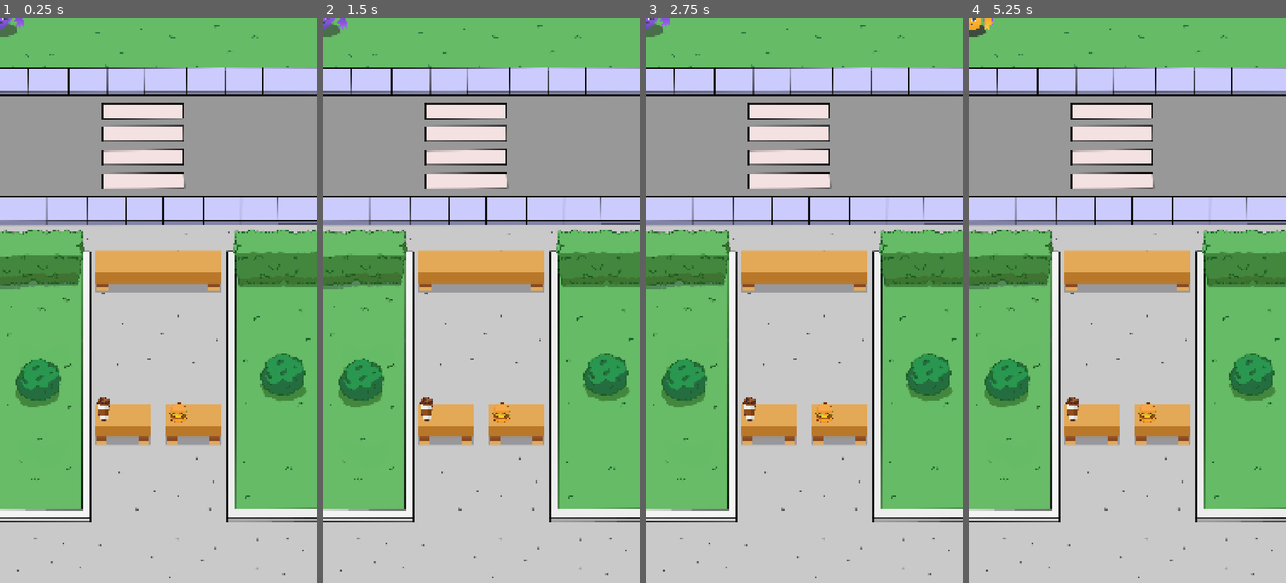
Above: before the commit, frames 1-4 (left to right).
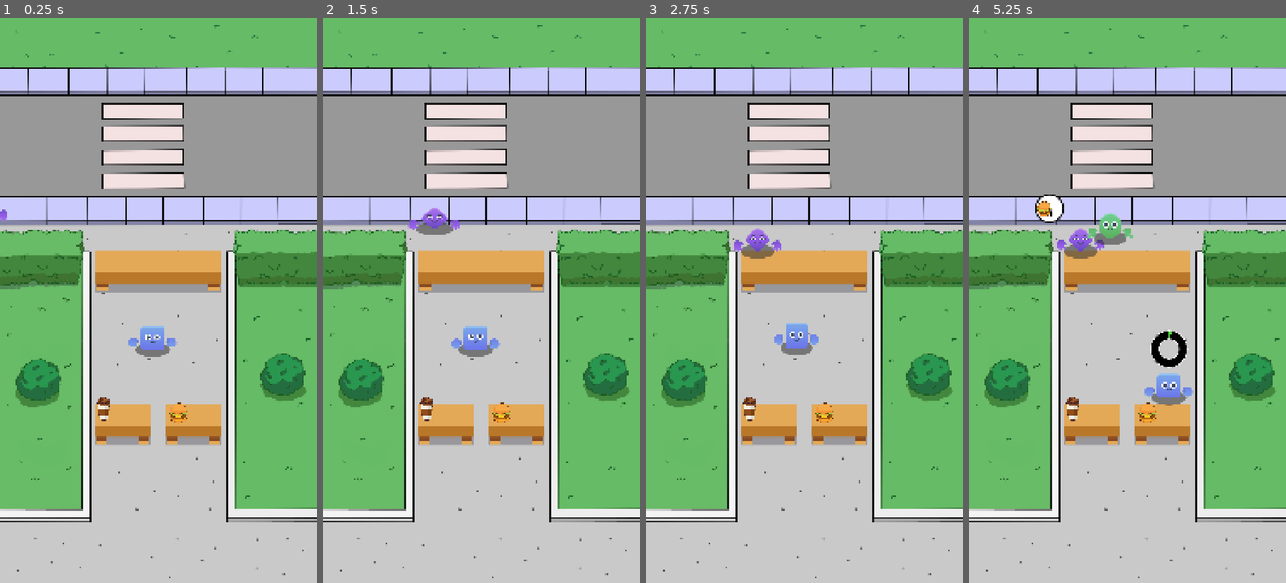
Above: after the commit, the same moments.

Repository: guinala/Godot_Games
Game: Godot game, scene res://Scenes/Game/game.tscn
The game is run twice, just before and just after one commit, with the same random seed, the same clock (stepped at 60 frames per second) and the same inputs.
Inputs:
- Up to frame 1 (0.25 s): no input
- Up to frame 2 (1.5 s): no input
- Up to frame 3 (2.75 s): no input
- Up to frame 4 (5.25 s): no input

The runs differ from the first frame. In frame 1, 0.8% of the frame differs, in the area x 0-56%, y 0-60%; in frame 2, 1.2%; in frame 3, 1.2%; in frame 4, 2.5%, in the area x 0-71%, y 0-69%.
Error before the commit: Parse Error: Builtin type cannot be used as a name on its own. (res://autoloads/game_manager.gd:8)

Commit message:
Progreso tycoon
Signed-off-by: guinala <150429603+guinala@users.noreply.github.com>

Diff:
--- a/idletycoon/Managers/cashier_manager.gd
+++ b/idletycoon/Managers/cashier_manager.gd
@@ -3,6 +3,7 @@
 
 @export var cashier_scene : PackedScene
 @export var spawn_pos : Marker2D
+@onready var counter_manager: CounterManager = %CounterManager
 
 var cashier_list : Array[Cashier] = []
 
@@ -12,9 +13,16 @@
 
 func add_cashier() -> void:
 	var new_cashier: Cashier = cashier_scene.instantiate()
+	new_cashier.on_order_completed.connect(_on_order_completed)
 	add_child(new_cashier)
 	new_cashier.position = spawn_pos.position
 	cashier_list.append(new_cashier)
+
+func _on_order_completed(cashier: Cashier) -> void:
+	var free_customer : Customer = counter_manager.get_first_available_customer()
+	if free_customer:
+		cashier.set_customer(free_customer)
+		cashier.taker_order()
 
 func _on_customer_request(customer:Customer) -> void:
 	var free_cashiers : Array = cashier_list.filter(func(x:Cashier): return x.current_customer == null)
--- a/idletycoon/Managers/counter_manager.gd
+++ b/idletycoon/Managers/counter_manager.gd
@@ -9,6 +9,9 @@
 	2: null,
 	3:null,
 }
+
+func _ready() -> void:
+	GameManager.on_customer_order_completed.connect(_on_customer_order_completed)
 
 func get_free_index() -> int:
 	for key in counter:
@@ -23,3 +26,15 @@
 	counter[index] = customer
 	var free_counter_pos: Vector2 = counter_positions[index].position
 	customer.counter_pos = free_counter_pos
+
+func get_first_available_customer() -> Customer:
+	for customer : Customer in counter.values():
+		if customer != null:
+			if customer.waiting_order and not customer.being_served:
+				return customer
+	return null
+
+func _on_customer_order_completed(customer : Customer) -> void:
+	for x : int in counter:
+		if counter[x] == customer:
+			counter[x] = null
--- a/idletycoon/Scenes/Cashier/cashier.gd
+++ b/idletycoon/Scenes/Cashier/cashier.gd
@@ -1,8 +1,10 @@
 extends Node2D
 class_name Cashier
 
+signal on_order_completed(cashier:Cashier)
+
 @export var move_speed := 50.0
-
+@onready var control: CookBar = $Control
 @onready var animation_player: AnimationPlayer = $AnimationPlayer
 
 var current_customer : Customer
@@ -17,7 +19,7 @@
 	counter_position = Vector2(customer.position.x, customer.position.y + 160)
 	item_counter_pos = GameManager.get_item_pos(item_request)
 
-func taker_order() -> void:
+func take_order() -> void:
 	move_to_customer()
 	await get_tree().create_timer(1.1).timeout
 	current_customer.show_request()
@@ -29,7 +31,32 @@
 	animation_player.play("Move")
 
 func move_to_item_position() -> void:
-	# Create tween
-	# Move
-	# Start cook time
+	animation_player.play("Move")
+	var tween := create_tween()
+	tween.tween_property(self, "position", item_counter_pos, 1.0)
+	tween.tween_interval(0.3)
+	tween.finished.connect(func(): start_cook_time())
+
+func start_cook_time() -> void:
 	animation_player.play("Idle")
+	control.show()
+	control.cook_item(item_request.cook_time)
+
+func _on_control_on_cook_completed() -> void:
+	control.hide()
+	control.reset_bar()
+	deliver_order()
+
+func deliver_order() -> void:
+	move_to_customer()
+	await get_tree().create_timer(1.1).timeout
+	current_customer.receive_order()
+	GameManager.current_coins += item_request.profit
+	GameManager.play_coin_vfx(global_position)
+
+	if not current_customer.current_order_status <= 0:
+		move_to_item_position()
+	else:
+		animation_player.play("Idle")
+		current_customer = null
+		on_order_completed.emit(self)
--- a/idletycoon/Scenes/Cashier/cashier.tscn
+++ b/idletycoon/Scenes/Cashier/cashier.tscn
@@ -1,10 +1,11 @@
-[gd_scene load_steps=10 format=3 uid="uid://c7fk5n45110oy"]
+[gd_scene load_steps=11 format=3 uid="uid://c7fk5n45110oy"]
 
 [ext_resource type="Script" uid="uid://b4p7oltcvf2up" path="res://Scenes/Cashier/cashier.gd" id="1_tuhtq"]
 [ext_resource type="Texture2D" uid="uid://bjbbc4seu86vy" path="res://Idle+Tycoon+Assets/Idle Assets/Sprites/shadow.png" id="2_h4ya4"]
 [ext_resource type="Texture2D" uid="uid://vukrm1i8u07n" path="res://Idle+Tycoon+Assets/Idle Assets/Sprites/Characters/blue_body_square.png" id="3_yvays"]
 [ext_resource type="Texture2D" uid="uid://jf60677t635w" path="res://Idle+Tycoon+Assets/Idle Assets/Sprites/Characters/face_a.png" id="4_6loi2"]
 [ext_resource type="Texture2D" uid="uid://ctjsioplj2qsa" path="res://Idle+Tycoon+Assets/Idle Assets/Sprites/Characters/blue_hand_closed.png" id="5_f7mjt"]
+[ext_resource type="PackedScene" uid="uid://2780wbyt63i3" path="res://Scenes/cook_bar.tscn" id="6_h4ya4"]
 
 [sub_resource type="Animation" id="Animation_arqwe"]
 resource_name = "Idle"
@@ -165,3 +166,12 @@
 &"": SubResource("AnimationLibrary_gjaj4")
 }
 autoplay = "Idle"
+
+[node name="Control" parent="." instance=ExtResource("6_h4ya4")]
+visible = false
+offset_left = -64.0
+offset_top = -190.0
+offset_right = -64.0
+offset_bottom = -190.0
+
+[connection signal="on_cook_completed" from="Control" to="." method="_on_control_on_cook_completed"]
--- /dev/null
+++ b/idletycoon/Scenes/CoinVFX.tscn
@@ -0,0 +1,19 @@
+[gd_scene load_steps=3 format=3 uid="uid://dn8i0twveo1wo"]
+
+[ext_resource type="Texture2D" uid="uid://dk27akamgg26o" path="res://Idle+Tycoon+Assets/Idle Assets/Sprites/UI/coin_gold.png" id="1_oibhb"]
+
+[sub_resource type="ParticleProcessMaterial" id="ParticleProcessMaterial_pwoji"]
+particle_flag_disable_z = true
+spread = 180.0
+initial_velocity_max = 180.0
+gravity = Vector3(0, 98, 0)
+scale_min = 0.5
+
+[node name="GPUParticles2D" type="GPUParticles2D"]
+z_index = 1
+emitting = false
+texture = ExtResource("1_oibhb")
+lifetime = 0.4
+one_shot = true
+speed_scale = 2.0
+process_material = SubResource("ParticleProcessMaterial_pwoji")
--- a/idletycoon/Scenes/Customer/customer.gd
+++ b/idletycoon/Scenes/Customer/customer.gd
@@ -18,6 +18,10 @@
 
 var counter_pos: Vector2
 var being_served : bool
+var waiting_order : bool
+
+func _process(delta: float) -> void:
+	label.text = str(current_order_status)
 
 func init_customer(item: Item, quantity: int) -> void:
 	request_item = item
@@ -36,6 +40,7 @@
 
 func tweenFinished() -> void:
 	animation_player.play("Idle")
+	waiting_order = true
 	GameManager.on_customer_request.emit(self)
 
 func set_sprites(data: CustomerData) -> void:
@@ -47,6 +52,26 @@
 func play_move_anim() -> void:
 	animation_player.play("Move")
 
+func receive_order() -> void:
+	current_order_status -= 1
+	if current_order_status <= 0:
+		order_completed()
+
+func order_completed() -> void:
+	item_box.hide()
+	waiting_order = false
+	var counter_top_pos = counter_pos.y - 180
+	var tween := create_tween()
+	tween.tween_property(self, "position", Vector2(counter_pos.x, counter_top_pos), 1.0)
+	tween.tween_interval(0.2)
+	tween.tween_property(self, "position", Vector2(counter_pos.x + 800, counter_top_pos), 3.0)
+	tween.tween_interval(0.2)
+	tween.finished.connect(
+		func():
+			animation_player.play("Idle")
+			waiting_order = true
+			GameManager.on_customer_request.emit(self)
+	)
 func show_request() -> void:
 	item_box.show()
 	icon.texture = request_item.sprite
--- a/idletycoon/Scenes/Game/game.tscn
+++ b/idletycoon/Scenes/Game/game.tscn
@@ -90,4 +90,7 @@
 position = Vector2(519, 1086)
 rotation = 1.5708
 
+[node name="Marker2D" type="Marker2D" parent="."]
+position = Vector2(425, 1250)
+
 [connection signal="timeout" from="CustomerManager/Timer" to="CustomerManager" method="_on_timer_timeout"]
--- /dev/null
+++ b/idletycoon/Scenes/cook_bar.gd
@@ -0,0 +1,14 @@
+extends Control
+class_name CookBar
+
+signal on_cook_completed
+
+@onready var texture_progress_bar: TextureProgressBar = $TextureProgressBar
+
+func cook_item(time:float) -> void:
+	var tween := create_tween()
+	tween.tween_property(texture_progress_bar, "value", 1.0, time)
+	tween.finished.connect(func(): on_cook_completed.emit())
+
+func reset_bar() -> void:
+	texture_progress_bar.value = 0
--- /dev/null
+++ b/idletycoon/Scenes/cook_bar.tscn
@@ -0,0 +1,27 @@
+[gd_scene load_steps=4 format=3 uid="uid://2780wbyt63i3"]
+
+[ext_resource type="Texture2D" uid="uid://j2fevqkjjynv" path="res://Idle+Tycoon+Assets/Idle Assets/Sprites/UI/pb_circle.png" id="1_855lb"]
+[ext_resource type="Script" uid="uid://bbs4bpuupfn7b" path="res://Scenes/cook_bar.gd" id="1_ua5pr"]
+[ext_resource type="Texture2D" uid="uid://bkl0oe6rdpt02" path="res://Idle+Tycoon+Assets/Idle Assets/Sprites/UI/pg_outline.png" id="2_ua5pr"]
+
+[node name="Control" type="Control"]
+layout_mode = 3
+anchors_preset = 15
+anchor_right = 1.0
+anchor_bottom = 1.0
+grow_horizontal = 2
+grow_vertical = 2
+script = ExtResource("1_ua5pr")
+
+[node name="TextureProgressBar" type="TextureProgressBar" parent="."]
+layout_mode = 0
+offset_right = 40.0
+offset_bottom = 40.0
+max_value = 1.0
+step = 0.01
+fill_mode = 4
+texture_under = ExtResource("1_855lb")
+texture_over = ExtResource("2_ua5pr")
+texture_progress = ExtResource("1_855lb")
+tint_under = Color(0, 0, 0, 1)
+tint_progress = Color(0.309061, 0.852219, 0.249759, 1)
--- /dev/null
+++ b/idletycoon/Scenes/upgrade_panel.gd
@@ -0,0 +1,2 @@
+extends Control
+class_name UpgradePanel
--- /dev/null
+++ b/idletycoon/Scenes/upgrade_panel.tscn
@@ -0,0 +1,221 @@
+[gd_scene load_steps=12 format=3 uid="uid://blyx4kinjtp4j"]
+
+[ext_resource type="LabelSettings" uid="uid://5yob7nbguq36" path="res://label_48.tres" id="1_4kt86"]
+[ext_resource type="FontFile" uid="uid://due6jbyye53ld" path="res://Idle+Tycoon+Assets/Idle Assets/Fonts/font_score.ttf" id="1_37got"]
+[ext_resource type="Script" uid="uid://hf0pngl26ahn" path="res://Scenes/upgrade_panel.gd" id="1_egla8"]
+[ext_resource type="Texture2D" uid="uid://b3s818vqndxi" path="res://Idle+Tycoon+Assets/Idle Assets/Sprites/UI/star.png" id="3_okr1d"]
+[ext_resource type="Texture2D" uid="uid://dk27akamgg26o" path="res://Idle+Tycoon+Assets/Idle Assets/Sprites/UI/coin_gold.png" id="4_egla8"]
+[ext_resource type="Texture2D" uid="uid://5t0n6ofraq0n" path="res://Idle+Tycoon+Assets/Idle Assets/Sprites/UI/contrast.png" id="5_okr1d"]
+
+[sub_resource type="StyleBoxFlat" id="StyleBoxFlat_gersm"]
+bg_color = Color(0.779291, 0.779291, 0.779291, 1)
+border_width_left = 12
+border_width_top = 12
+border_width_right = 12
+border_width_bottom = 12
+border_color = Color(0.187176, 0.187176, 0.187176, 1)
+
+[sub_resource type="LabelSettings" id="LabelSettings_v3stg"]
+font = ExtResource("1_37got")
+font_size = 70
+font_color = Color(0, 0, 0, 1)
+
+[sub_resource type="StyleBoxFlat" id="StyleBoxFlat_hxut3"]
+border_width_left = 8
+border_width_top = 8
+border_width_right = 8
+border_width_bottom = 8
+border_color = Color(0.122252, 0.122252, 0.122252, 1)
+expand_margin_left = 8.0
+expand_margin_top = 8.0
+expand_margin_right = 8.0
+expand_margin_bottom = 8.0
+
+[sub_resource type="StyleBoxFlat" id="StyleBoxFlat_n6jcj"]
+bg_color = Color(2.88785e-06, 0.646656, 0.908697, 1)
+
+[sub_resource type="StyleBoxFlat" id="StyleBoxFlat_egla8"]
+bg_color = Color(0.0414582, 0.574562, 0.6378, 1)
+
+[node name="UpgradePanel" type="Control"]
+custom_minimum_size = Vector2(550, 650)
+layout_mode = 3
+anchors_preset = 15
+anchor_right = 1.0
+anchor_bottom = 1.0
+offset_right = -530.0
+offset_bottom = -1270.0
+grow_horizontal = 2
+grow_vertical = 2
+script = ExtResource("1_egla8")
+
+[node name="Panel" type="Panel" parent="."]
+layout_mode = 1
+anchors_preset = 15
+anchor_right = 1.0
+anchor_bottom = 1.0
+grow_horizontal = 2
+grow_vertical = 2
+theme_override_styles/panel = SubResource("StyleBoxFlat_gersm")
+
+[node name="Label" type="Label" parent="Panel"]
+unique_name_in_owner = true
+layout_mode = 1
+anchors_preset = 5
+anchor_left = 0.5
+anchor_right = 0.5
+offset_left = -42.0
+offset_top = 20.0
+offset_right = 42.0
+offset_bottom = 66.0
+grow_horizontal = 2
+text = "LV.0"
+label_settings = ExtResource("1_4kt86")
+
+[node name="Label2" type="Label" parent="Panel"]
+unique_name_in_owner = true
+layout_mode = 1
+anchors_preset = 5
+anchor_left = 0.5
+anchor_right = 0.5
+offset_left = -90.0
+offset_top = 81.0
+offset_right = 90.0
+offset_bottom = 127.0
+grow_horizontal = 2
+text = "COFFEEE"
+label_settings = SubResource("LabelSettings_v3stg")
+
+[node name="HBoxContainer" type="HBoxContainer" parent="Panel"]
+unique_name_in_owner = true
+layout_mode = 1
+anchors_preset = 8
+anchor_left = 0.5
+anchor_top = 0.5
+anchor_right = 0.5
+anchor_bottom = 0.5
+offset_left = -25.0
+offset_top = -25.0
+offset_right = 25.0
+offset_bottom = 25.0
+grow_horizontal = 2
+grow_vertical = 2
+
+[node name="Star_1" type="TextureRect" parent="Panel/HBoxContainer"]
+modulate = Color(0.396889, 0.396889, 0.396889, 1)
+custom_minimum_size = Vector2(120, 120)
+layout_mode = 2
+texture = ExtResource("3_okr1d")
+expand_mode = 1
+stretch_mode = 5
+
+[node name="Star_2" type="TextureRect" parent="Panel/HBoxContainer"]
+modulate = Color(0.396889, 0.396889, 0.396889, 1)
+custom_minimum_size = Vector2(120, 120)
+layout_mode = 2
+texture = ExtResource("3_okr1d")
+expand_mode = 1
+stretch_mode = 5
+
+[node name="Star_3" type="TextureRect" parent="Panel/HBoxContainer"]
+modulate = Color(0.396889, 0.396889, 0.396889, 1)
+custom_minimum_size = Vector2(120, 120)
+layout_mode = 2
+texture = ExtResource("3_okr1d")
+expand_mode = 1
+stretch_mode = 5
+
+[node name="ProgressBar" type="ProgressBar" parent="Panel"]
+unique_name_in_owner = true
+custom_minimum_size = Vector2(420, 36)
+layout_mode = 1
+anchors_preset = 8
+anchor_left = 0.5
+anchor_top = 0.5
+anchor_right = 0.5
+anchor_bottom = 0.5
+offset_left = -210.0
+offset_top = 101.0
+offset_right = 210.0
+offset_bottom = 137.0
+grow_horizontal = 2
+grow_vertical = 2
+theme_override_styles/background = SubResource("StyleBoxFlat_hxut3")
+theme_override_styles/fill = SubResource("StyleBoxFlat_n6jcj")
+max_value = 1.0
+show_percentage = false
+
+[node name="Profit" type="HBoxContainer" parent="Panel"]
+layout_mode = 1
+anchors_preset = 8
+anchor_left = 0.5
+anchor_top = 0.5
+anchor_right = 0.5
+anchor_bottom = 0.5
+offset_left = -215.0
+offset_top = 182.0
+offset_right = -175.0
+offset_bottom = 222.0
+grow_horizontal = 2
+grow_vertical = 2
+theme_override_constants/separation = 15
+
+[node name="TextureRect" type="TextureRect" parent="Panel/Profit"]
+custom_minimum_size = Vector2(48, 48)
+layout_mode = 2
+texture = ExtResource("4_egla8")
+expand_mode = 1
+stretch_mode = 5
+
+[node name="ProfitText" type="Label" parent="Panel/Profit"]
+unique_name_in_owner = true
+layout_mode = 2
+text = "1"
+label_settings = ExtResource("1_4kt86")
+
+[node name="Preparacion" type="HBoxContainer" parent="Panel"]
+layout_mode = 1
+anchors_preset = 8
+anchor_left = 0.5
+anchor_top = 0.5
+anchor_right = 0.5
+anchor_bottom = 0.5
+offset_left = 138.0
+offset_top = 178.0
+offset_right = 217.0
+offset_bottom = 226.0
+grow_horizontal = 2
+grow_vertical = 2
+theme_override_constants/separation = 15
+
+[node name="TextureRect" type="TextureRect" parent="Panel/Preparacion"]
+modulate = Color(0.0568326, 0.599039, 0.677061, 1)
+custom_minimum_size = Vector2(64, 64)
+layout_mode = 2
+texture = ExtResource("5_okr1d")
+expand_mode = 1
+stretch_mode = 5
+
+[node name="PreparacionText" type="Label" parent="Panel/Preparacion"]
+unique_name_in_owner = true
+layout_mode = 2
+text = "10"
+label_settings = ExtResource("1_4kt86")
+
+[node name="Button" type="Button" parent="Panel"]
+custom_minimum_size = Vector2(200, 75)
+layout_mode = 1
+anchors_preset = 7
+anchor_left = 0.5
+anchor_top = 1.0
+anchor_right = 0.5
+anchor_bottom = 1.0
+offset_left = -153.0
+offset_top = -488.0
+offset_right = 147.0
+offset_bottom = -373.0
+grow_horizontal = 2
+grow_vertical = 0
+theme_override_font_sizes/font_size = 40
+theme_override_styles/normal = SubResource("StyleBoxFlat_egla8")
+text = "50"
--- a/idletycoon/autoloads/game_manager.gd
+++ b/idletycoon/autoloads/game_manager.gd
@@ -1,12 +1,15 @@
 extends Node
 
 signal on_customer_request(customer: Customer)
+signal on_customer_order_completed(customer:Customer)
+const COIN_VFX = preload("res://Scenes/CoinVFX.tscn")
 
 @export var coffee : Item
 @export var burger : Item
 
-var coffee_counter_pos := Vector2
-var burger_counter_pos := Vector2
+var coffee_counter_pos := Vector2(425,1250)
+var burger_counter_pos := Vector2(680,1250)
+var current_coins : int
 
 func get_random_item() -> Item:
 	var items: Array = [coffee,burger]
@@ -15,4 +18,16 @@
 func get_item_pos(item:Item) -> Vector2:
 	match item.type:
 		Item.ItemType.Coffee:
-			return
+			return coffee_counter_pos
+		Item.ItemType.Burger:
+			return burger_counter_pos
+	return Vector2.ZERO
+
+func play_coin_vfx(spawn_pos: Vector2) -> void:
+	var coin_instance = COIN_VFX.instantiate()
+	get_tree().root.add_child(coin_instance)
+	SoundManager.play_coins()
+	var new_pos := Vector2(spawn_pos.x, spawn_pos.y-70)
+	coin_instance.global_position = new_pos
+	coin_instance.emitting = true
+	coin_instance.finished.connect(func(): coin_instance.queue_free())
--- /dev/null
+++ b/idletycoon/autoloads/sound_manager.gd
@@ -0,0 +1,26 @@
+extends Node
+
+const COINS = preload("res://Idle+Tycoon+Assets/Idle Assets/Sound/coins.wav")
+const NORMAL_SFX = preload("res://Idle+Tycoon+Assets/Idle Assets/Sound/normal sfx.mp3")
+
+@export var stream_players: Array[AudioStreamPlayer]
+
+func play_audio(clip: AudioStream, volume:float) -> void:
+	var free_player := get_free_audio_player()
+	if free_player == null:
+		return
+	free_player.stream = clip
+	free_player.volume_db = volume
+	free_player.play()
+
+func play_coins() -> void:
+	play_audio(COINS, 20)
+
+func play_ui() -> void:
+	play_audio(NORMAL_SFX, 0.5)
+
+func get_free_audio_player() -> AudioStreamPlayer:
+	for audio: AudioStreamPlayer in stream_players:
+		if not audio.playing:
+			return audio
+	return null
--- /dev/null
+++ b/idletycoon/autoloads/sound_manager.tscn
@@ -0,0 +1,28 @@
+[gd_scene load_steps=3 format=3 uid="uid://dlqnkf3kadkja"]
+
+[ext_resource type="Script" uid="uid://cgoy57qkgh2fi" path="res://autoloads/sound_manager.gd" id="1_xy5rq"]
+[ext_resource type="AudioStream" uid="uid://ee1clshwyfr0" path="res://Idle+Tycoon+Assets/Idle Assets/Sound/flat-8-bit-gaming-music-instrumental-211547.mp3" id="2_8ikdl"]
+
+[node name="SoundManager" type="Node" node_paths=PackedStringArray("stream_players")]
+script = ExtResource("1_xy5rq")
+stream_players = [NodePath("AudioStreamPlayer"), NodePath("AudioStreamPlayer2"), NodePath("AudioStreamPlayer3"), NodePath("AudioStreamPlayer4"), NodePath("AudioStreamPlayer5")]
+
+[node name="MusicPlayer" type="AudioStreamPlayer" parent="."]
+stream = ExtResource("2_8ikdl")
+volume_db = -15.0
+autoplay = true
+
+[node name="AudioStreamPlayer" type="AudioStreamPlayer" parent="."]
+bus = &"SFX"
+
+[node name="AudioStreamPlayer2" type="AudioStreamPlayer" parent="."]
+bus = &"SFX"
+
+[node name="AudioStreamPlayer3" type="AudioStreamPlayer" parent="."]
+bus = &"SFX"
+
+[node name="AudioStreamPlayer4" type="AudioStreamPlayer" parent="."]
+bus = &"SFX"
+
+[node name="AudioStreamPlayer5" type="AudioStreamPlayer" parent="."]
+bus = &"SFX"
--- /dev/null
+++ b/idletycoon/default_bus_layout.tres
@@ -0,0 +1,15 @@
+[gd_resource type="AudioBusLayout" format=3 uid="uid://c4ks633va0n14"]
+
+[resource]
+bus/1/name = &"Music"
+bus/1/solo = false
+bus/1/mute = false
+bus/1/bypass_fx = false
+bus/1/volume_db = 0.0
+bus/1/send = &"Master"
+bus/2/name = &"SFX"
+bus/2/solo = false
+bus/2/mute = false
+bus/2/bypass_fx = false
+bus/2/volume_db = 0.0
+bus/2/send = &"Master"
--- /dev/null
+++ b/idletycoon/label_48.tres
@@ -0,0 +1,8 @@
+[gd_resource type="LabelSettings" load_steps=2 format=3 uid="uid://5yob7nbguq36"]
+
+[ext_resource type="FontFile" uid="uid://due6jbyye53ld" path="res://Idle+Tycoon+Assets/Idle Assets/Fonts/font_score.ttf" id="1_oohci"]
+
+[resource]
+font = ExtResource("1_oohci")
+font_size = 45
+font_color = Color(0, 0, 0, 1)
--- a/idletycoon/project.godot
+++ b/idletycoon/project.godot
@@ -18,6 +18,7 @@
 [autoload]
 
 GameManager="*res://autoloads/game_manager.tscn"
+SoundManager="*res://autoloads/sound_manager.tscn"
 
 [display]
 
Not shown, added: idletycoon/Scenes/cook_bar.gd.uid
Not shown, added: idletycoon/Scenes/upgrade_panel.gd.uid
Not shown, added: idletycoon/autoloads/sound_manager.gd.uid
